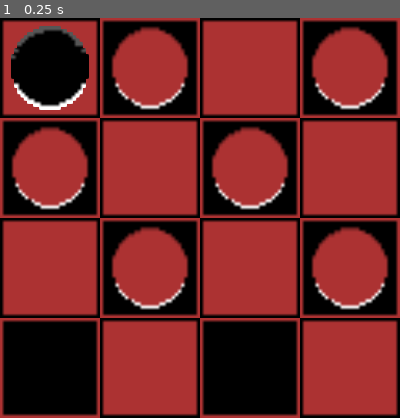
Above: before the commit, frame 1.
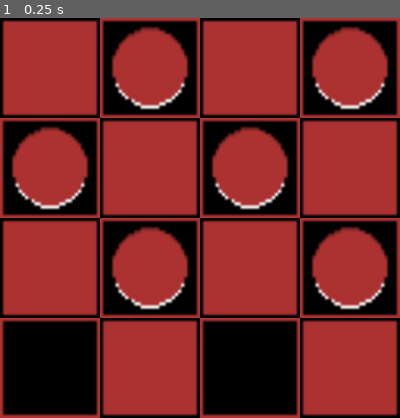
Above: after the commit, the same moment.

Repository: psantimauro/godotProjects
Game: Godot game, scene res://scenes/Main.tscn
Two runs of this game, one before a commit and one after it. Both use one fixed random seed, a clock stepped at 60 frames per second and the inputs below.
Inputs:
- Up to frame 1 (0.25 s): no input
The pictures show only the part of the screen within x 0-50%, y 0-50%; the shares and areas given below are measured in that part.

The runs differ from the first frame. In frame 1, 3.3% of the frame differs, in the area x 2-23%, y 2-23%.

Commit message:
Reworked Asset layout and Fixed Floating Piece

Diff:
--- a/Checkers/Piece/piece.tscn
+++ b/Checkers/Piece/piece.tscn
@@ -1,16 +1,37 @@
 [gd_scene load_steps=4 format=3 uid="uid://mpdwvm8n0ueh"]
 
 [ext_resource type="Script" path="res://Piece/Piece.gd" id="1_4o71t"]
-[ext_resource type="Texture2D" uid="uid://dn6tfxfhrhghq" path="res://ChessPiecesSprite.png" id="2_xq3ke"]
-[ext_resource type="Script" path="res://SpriteManagerForPiece.gd" id="3_6al0n"]
+[ext_resource type="Texture2D" uid="uid://dn6tfxfhrhghq" path="res://assets/ChessPiecesSprite.png" id="2_xq3ke"]
+
+[sub_resource type="GDScript" id="GDScript_keot0"]
+script/source = "extends Sprite2D
+
+
+var p = -1
+
+func setRed():
+	p = 0
+
+func setBlack():
+	p = 1
+
+func setKinged():
+	if p > -1:
+		p += 2
+
+func updateSprite():
+	if p > -1:
+		self.frame = p
+"
 
 [node name="Piece" type="Node2D"]
 script = ExtResource("1_4o71t")
 
 [node name="Sprite2D" type="Sprite2D" parent="."]
+visible = false
 texture = ExtResource("2_xq3ke")
 centered = false
 hframes = 2
 vframes = 2
-frame = 1
-script = ExtResource("3_6al0n")
+frame = 3
+script = SubResource("GDScript_keot0")
--- a/Checkers/SpriteManagerForPiece.gd
+++ /dev/null
@@ -1,18 +0,0 @@
-extends Sprite2D
-
-
-var p = -1
-
-func setRed():
-	p = 0
-
-func setBlack():
-	p = 1
-
-func setKinged():
-	if p > -1:
-		p += 2
-
-func updateSprite():
-	if p > -1:
-		self.frame = p
--- a/Checkers/scenes/Main.tscn
+++ b/Checkers/scenes/Main.tscn
@@ -2,8 +2,8 @@
 
 [ext_resource type="Script" path="res://MainGame.gd" id="1_sw23m"]
 [ext_resource type="PackedScene" uid="uid://mpdwvm8n0ueh" path="res://Piece/piece.tscn" id="2_gtvgl"]
-[ext_resource type="Texture2D" uid="uid://c4bj7umw01eol" path="res://ChessSprite.png" id="3_ug322"]
-[ext_resource type="Texture2D" uid="uid://dn6tfxfhrhghq" path="res://ChessPiecesSprite.png" id="4_vk1vk"]
+[ext_resource type="Texture2D" uid="uid://c4bj7umw01eol" path="res://assets/ChessSprite.png" id="3_ug322"]
+[ext_resource type="Texture2D" uid="uid://dn6tfxfhrhghq" path="res://assets/ChessPiecesSprite.png" id="4_vk1vk"]
 [ext_resource type="Script" path="res://TileMap.gd" id="5_rcp0m"]
 [ext_resource type="PackedScene" uid="uid://xusklu5gnbod" path="res://scenes/player.tscn" id="6_ojh4h"]
 
--- a/Checkers/scenes/player.tscn
+++ b/Checkers/scenes/player.tscn
@@ -1,7 +1,7 @@
 [gd_scene load_steps=3 format=3 uid="uid://xusklu5gnbod"]
 
 [ext_resource type="Script" path="res://Player.gd" id="1_ckfgp"]
-[ext_resource type="Texture2D" uid="uid://dn6tfxfhrhghq" path="res://ChessPiecesSprite.png" id="2_0btmp"]
+[ext_resource type="Texture2D" uid="uid://dn6tfxfhrhghq" path="res://assets/ChessPiecesSprite.png" id="2_0btmp"]
 
 [node name="Player" type="Node2D"]
 script = ExtResource("1_ckfgp")
Renamed: Checkers/ChessBoardSprite.png -> Checkers/assets/ChessBoardSprite.png
Not shown, changed: Checkers/assets/ChessBoardSprite.png.import
Renamed: Checkers/ChessPiecesSprite.png -> Checkers/assets/ChessPiecesSprite.png
Not shown, changed: Checkers/assets/ChessPiecesSprite.png.import
Renamed: Checkers/ChessSprite.png -> Checkers/assets/ChessSprite.png
Not shown, changed: Checkers/assets/ChessSprite.png.import
